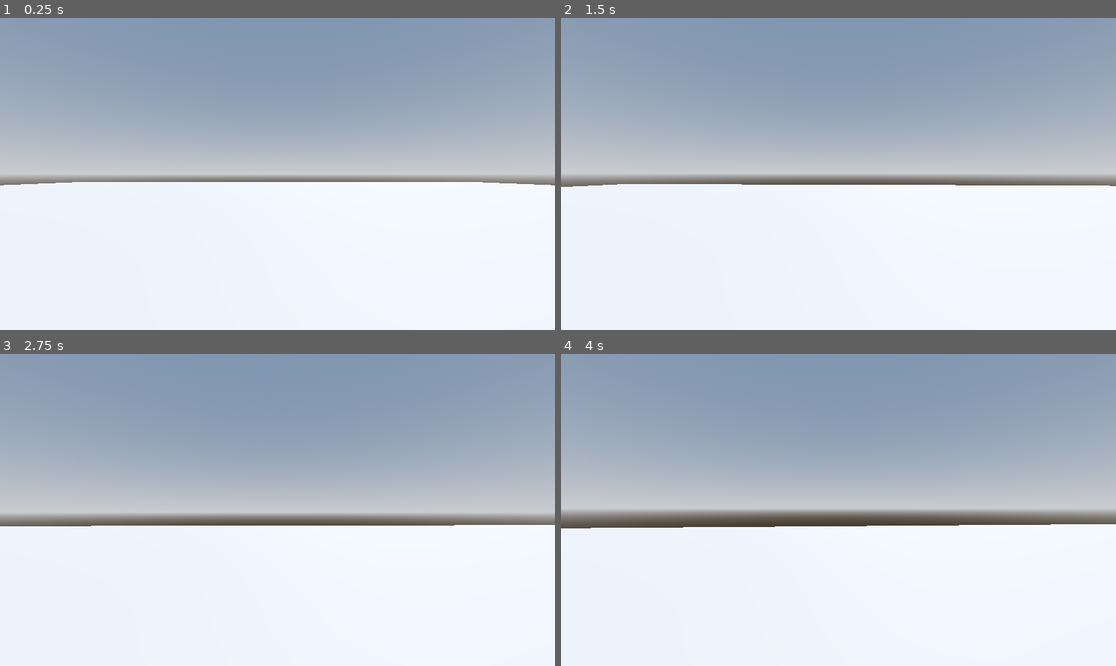
Above: before the commit, frames 1-4 (two rows, left to right).
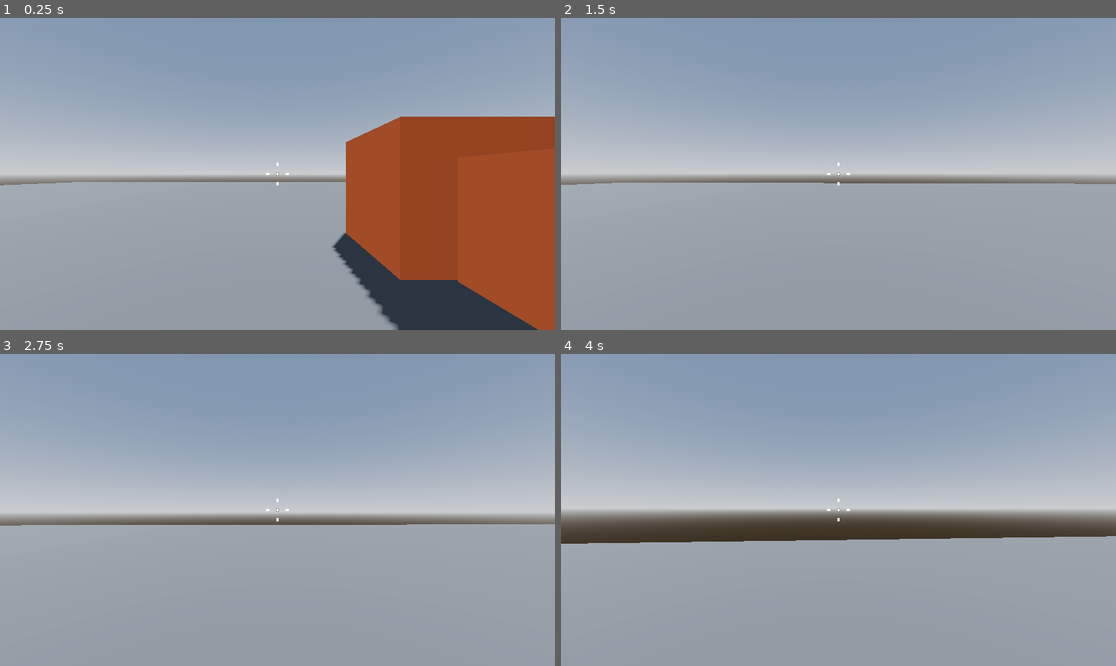
Above: after the commit, the same moments.

Repository: ericvennemeyer/RoboRampage
Game: Godot game, scene res://Levels/sandbox.tscn
Same seed, same stepped clock (60 frames per second), same inputs: the game is played once before the commit and once after it.
Inputs (mouse positions are in pixels of both pictures, inside the frame that each line leads up to):
- Up to frame 1 (0.25 s): no input
- Up to frame 2 (1.5 s): tap Enter at 0.5 s; move the mouse to (866, 174) at 0.52 s; hold W (move_forward) from 0.53 s (still down); tap Space (jump) at 0.6, 0.77, 1.07, 1.35 s; move the mouse to (810, 174) at 1.27 s
- Up to frame 3 (2.75 s): keep holding W (move_forward); tap Space (jump) at 1.52, 1.82, 2.1 s; move the mouse to (288, 503) at 2.02 s
- Up to frame 4 (4 s): keep holding W (move_forward); tap Space (jump) at 2.75, 2.85, 3.02, 3.32, 3.6, 3.77 s; move the mouse to (832, 516) at 2.77 s; move the mouse to (877, 513) at 3.52 s

The runs differ from the first frame. In frame 1, 55% of the frame differs, in the area x 0-100%, y 31-100%; in frame 2, 47%; in frame 3, 45%; in frame 4, 45%.

Commit message:
4.6 -- Custom Reticles, 4.7 -- Advanced Jumping

Diff:
--- /dev/null
+++ b/Levels/crosshair.gd
@@ -0,0 +1,11 @@
+@tool
+extends Control
+
+func _draw() -> void:
+	draw_circle(Vector2.ZERO, 4.0, Color.DIM_GRAY)
+	draw_circle(Vector2.ZERO, 3.0, Color.WHITE)
+
+	draw_line(Vector2(16, 0), Vector2(24, 0), Color.WHITE, 3.0)
+	draw_line(Vector2(-16, 0), Vector2(-24, 0), Color.WHITE, 3.0)
+	draw_line(Vector2(0, 16), Vector2(0, 24), Color.WHITE, 3.0)
+	draw_line(Vector2(0, -16), Vector2(0, -24), Color.WHITE, 3.0)
--- a/Levels/sandbox.tscn
+++ b/Levels/sandbox.tscn
@@ -1,6 +1,7 @@
-[gd_scene load_steps=5 format=3 uid="uid://d1ao36myh77qq"]
+[gd_scene load_steps=8 format=3 uid="uid://d1ao36myh77qq"]
 
 [ext_resource type="PackedScene" uid="uid://f22au7be1on2" path="res://Player/player.tscn" id="1_7t7j1"]
+[ext_resource type="Script" uid="uid://ocrdiea6xgou" path="res://Levels/crosshair.gd" id="2_fukds"]
 
 [sub_resource type="ProceduralSkyMaterial" id="ProceduralSkyMaterial_rru0v"]
 sky_horizon_color = Color(0.662243, 0.671743, 0.686743, 1)
@@ -15,6 +16,12 @@
 tonemap_mode = 2
 glow_enabled = true
 
+[sub_resource type="StandardMaterial3D" id="StandardMaterial3D_o45c4"]
+albedo_color = Color(0.289741, 0.289741, 0.289741, 1)
+
+[sub_resource type="StandardMaterial3D" id="StandardMaterial3D_fukds"]
+albedo_color = Color(1, 0.461, 0.23, 1)
+
 [node name="Sandbox" type="Node3D"]
 
 [node name="WorldEnvironment" type="WorldEnvironment" parent="."]
@@ -24,10 +31,40 @@
 transform = Transform3D(-0.866025, -0.433013, 0.25, 0, 0.5, 0.866025, -0.5, 0.75, -0.433013, 0, 0, 0)
 shadow_enabled = true
 
-[node name="CSGBox3D" type="CSGBox3D" parent="."]
+[node name="Floor" type="CSGBox3D" parent="."]
 transform = Transform3D(1, 0, 0, 0, 1, 0, 0, 0, 1, 0, -0.5, 0)
 use_collision = true
 size = Vector3(64, 1, 64)
+material = SubResource("StandardMaterial3D_o45c4")
 
 [node name="Player" parent="." instance=ExtResource("1_7t7j1")]
 transform = Transform3D(1, 0, 0, 0, 1, 0, 0, 0, 1, 0, 1, 0)
+
+[node name="CenterContainer" type="CenterContainer" parent="."]
+anchors_preset = 15
+anchor_right = 1.0
+anchor_bottom = 1.0
+grow_horizontal = 2
+grow_vertical = 2
+
+[node name="Crosshair" type="Control" parent="CenterContainer"]
+layout_mode = 2
+script = ExtResource("2_fukds")
+
+[node name="Platform 01" type="CSGBox3D" parent="."]
+transform = Transform3D(1, 0, 0, 0, 1, 0, 0, 0, 1, 2.33382, 0.500001, 0.093311)
+use_collision = true
+size = Vector3(2, 1, 1)
+material = SubResource("StandardMaterial3D_fukds")
+
+[node name="Platform 02" type="CSGBox3D" parent="."]
+transform = Transform3D(1, 0, 0, 0, 1, 0, 0, 0, 1, 3.67733, 0.500001, -1.45321)
+use_collision = true
+size = Vector3(3, 2, 2)
+material = SubResource("StandardMaterial3D_fukds")
+
+[node name="Platform 03" type="CSGBox3D" parent="."]
+transform = Transform3D(1, 0, 0, 0, 1, 0, 0, 0, 1, 2.5061, 0.500001, -3.49342)
+use_collision = true
+size = Vector3(2, 3, 2)
+material = SubResource("StandardMaterial3D_fukds")
--- a/Player/player.gd
+++ b/Player/player.gd
@@ -2,7 +2,9 @@
 
 
 const SPEED = 5.0
-const JUMP_VELOCITY = 4.5
+
+@export var jump_height: float = 1.0
+@export var fall_multiplier: float = 2.5
 
 var mouse_motion: Vector2 = Vector2.ZERO
 
@@ -10,21 +12,21 @@
 
 
 func _ready() -> void:
-	var gravity = get_gravity()
-	print(gravity)
 	Input.mouse_mode = Input.MOUSE_MODE_CAPTURED
-
 
 func _physics_process(delta: float) -> void:
 	handle_camera_rotation()
 
 	# Add the gravity.
 	if not is_on_floor():
-		velocity += get_gravity() * delta
+		if velocity.y >= 0:
+			velocity += get_gravity() * delta
+		else:
+			velocity += get_gravity() * delta * fall_multiplier
 
 	# Handle jump.
 	if Input.is_action_just_pressed("jump") and is_on_floor():
-		velocity.y = JUMP_VELOCITY
+		velocity.y = sqrt(jump_height * 2.0 * -get_gravity().y)
 
 	# Get the input direction and handle the movement/deceleration.
 	# As good practice, you should replace UI actions with custom gameplay actions.
Not shown, added: Levels/crosshair.gd.uid
